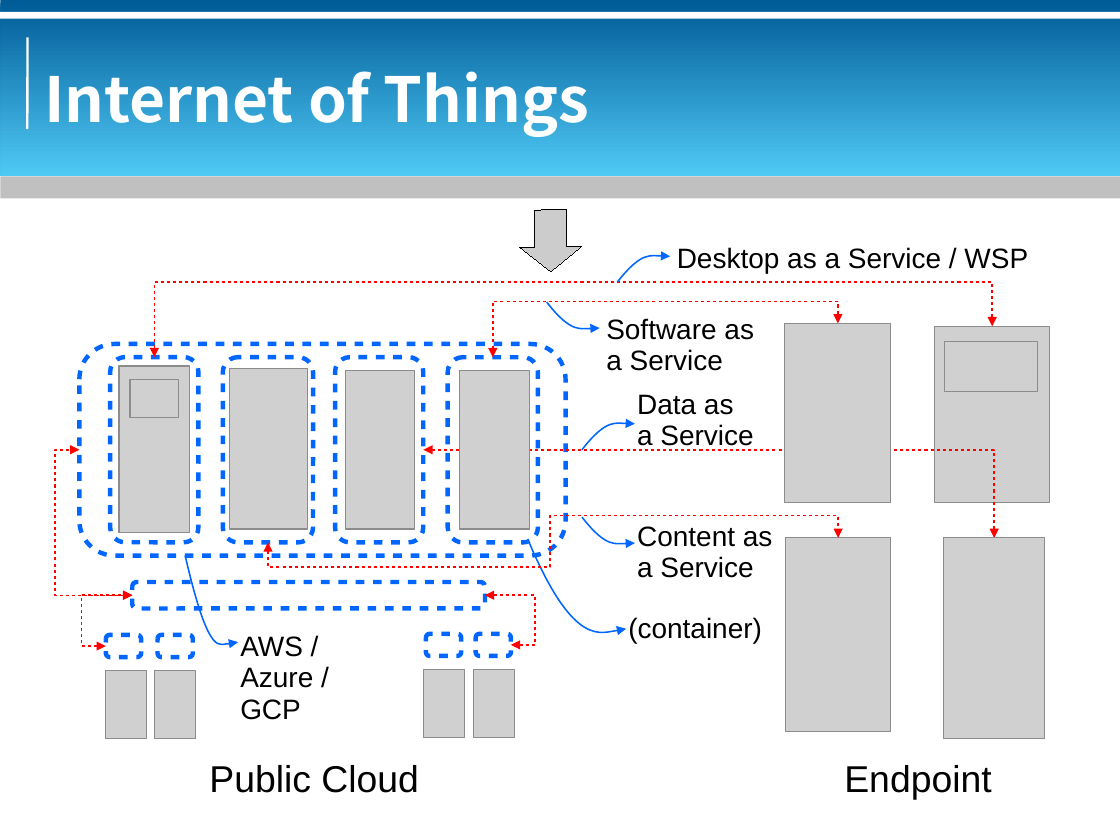
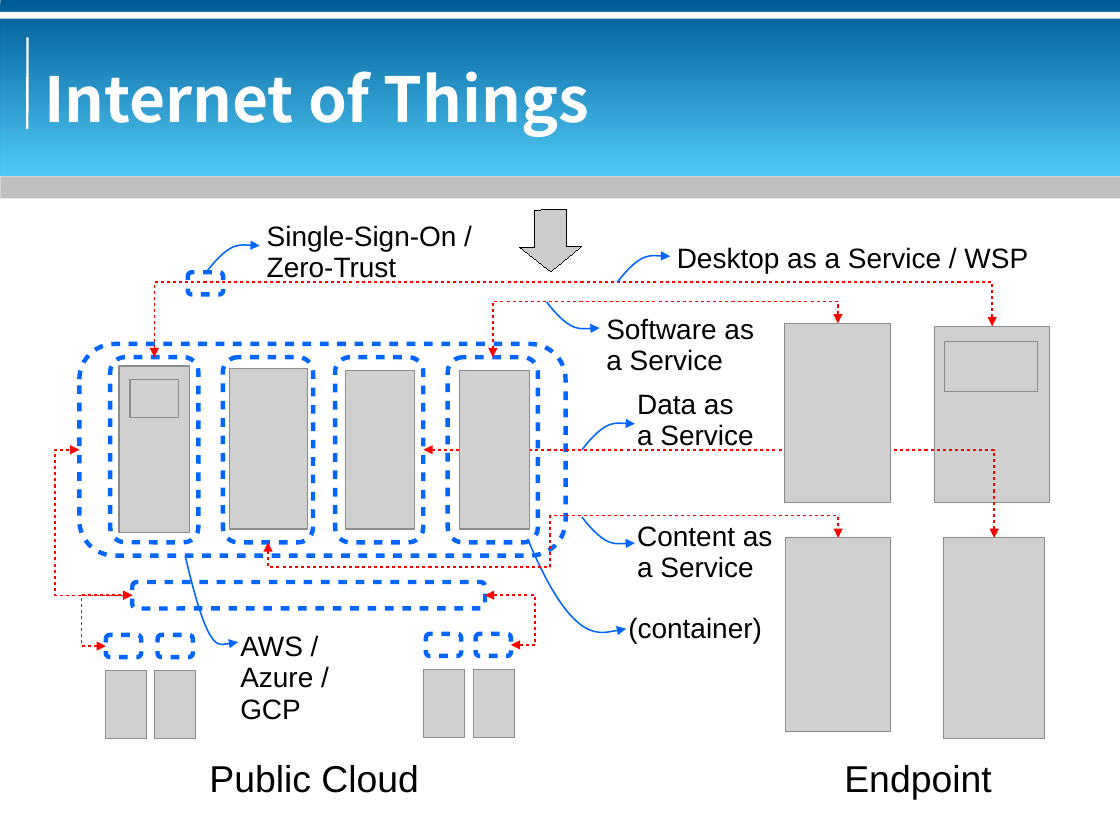
Before and after one commit to bluebat/.presentations, a slide deck: slide 12 of vdi-historical-overview.odp. Drawn at 1120x840 pixels with LibreOffice and Linux fonts; fonts in the diff are those of the drawing; grey boxes stand for pictures; background and template pictures are left out. Boxes give left, top, right and bottom in pixels: in the first picture for what was removed or moved away, otherwise in the second. Text is boxed around its words. In the diff, an @@ line names an element or a change of style, - is before the commit and + after.

```diff
--- a/vdi-historical-overview.odp
+++ b/vdi-historical-overview.odp
@@ text added at (x1=267, y1=225, x2=457, y2=283), 18 pt, text #000000 @@
+Single-Sign-On /
+Zero-Trust
@@ freeform shape added at (x1=207, y1=245, x2=260, y2=272), outline #0066FF 0.99 pt @@
@@ rounded rectangle added at (x1=188, y1=272, x2=223, y2=295), outline #0066FF 2.83 pt @@
```
Also in this commit, not shown: 1 other slide changed, 1 other file.
